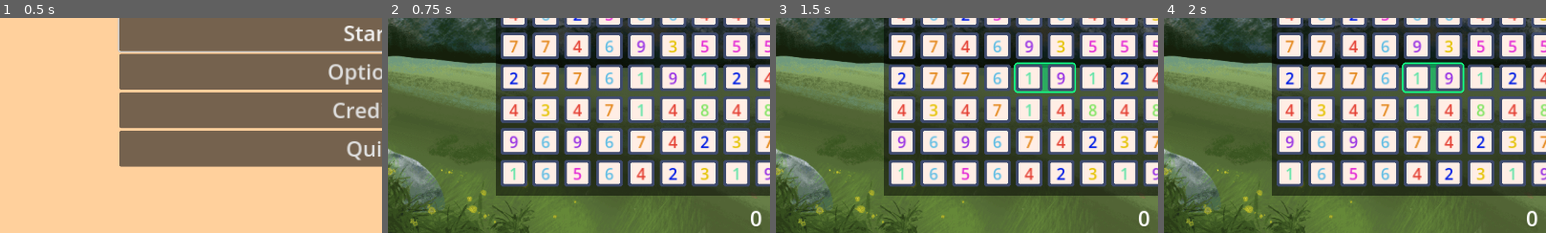
Above: before the commit, frames 1-4 (left to right).
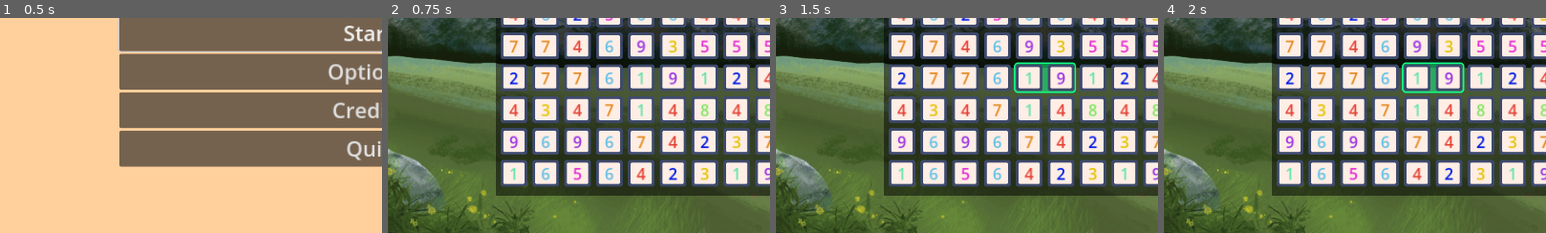
Above: after the commit, the same moments.

Repository: Yngwarr/tens
Game: Godot game, scene res://scenes/MainMenu.tscn
Two runs of this game, one before a commit and one after it. Both use one fixed random seed, a clock stepped at 60 frames per second and the inputs below.
Inputs (mouse positions are % of the whole screen's width and height, from its top left):
- Up to frame 1 (0.5 s): no input
- Up to frame 2 (0.75 s): click "Start" at 0.5 s
- Up to frame 3 (1.5 s): click (91, 49) at 1.25 s
- Up to frame 4 (2 s): no input
The pictures show only the part of the screen within x 2-52%, y 50-100%; the shares and areas given below are measured in that part.

Frame 1 is identical in both runs. In frame 2, 0.1% of the frame differs, in the area x 95-98%, y 89-97%; in frame 3, 0.1%; in frame 4, 0.1%.

Commit message:
animate cells on drop

Diff:
--- a/scenes/Game.tscn
+++ b/scenes/Game.tscn
@@ -98,6 +98,7 @@
 texture_click_mask = ExtResource("6_tlvfk")
 
 [node name="Sum" type="Label" parent="HUD"]
+visible = false
 offset_top = 603.0
 offset_right = 1152.0
 offset_bottom = 648.0
@@ -120,6 +121,7 @@
 
 [node name="PauseMenu" type="CanvasLayer" parent="." node_paths=PackedStringArray("resume_button", "options_menu")]
 process_mode = 2
+layer = 3
 visible = false
 script = ExtResource("2_xdcds")
 resume_button = NodePath("Container/MenuMargin/Menu/Resume")
@@ -194,6 +196,7 @@
 cancel_button_text = "No"
 
 [node name="GameOverScreen" type="CanvasLayer" parent="."]
+layer = 4
 visible = false
 
 [node name="BackgroundBlur" type="TextureRect" parent="GameOverScreen"]
--- a/src/Game.gd
+++ b/src/Game.gd
@@ -47,7 +47,7 @@
 
 	if highlight.sum == TARGET_SUM:
 		var amount_removed = highlight.clear()
-		update_score(score + amount_removed - 1)
+		update_score(score + amount_removed)
 		solver.read()
 
 func show_hint() -> void:
--- a/src/Number.gd
+++ b/src/Number.gd
@@ -13,6 +13,7 @@
 var upper_limit: int = Game.TARGET_SUM - 1
 var value: int
 var selected := false
+var velocity := Vector2.ZERO
 
 func _ready() -> void:
 	area.input_event.connect(on_input)
@@ -22,6 +23,15 @@
 	value = randi_range(1, upper_limit)
 	label.text = str(value)
 	label.modulate = Palette.color(value)
+
+func _physics_process(delta: float) -> void:
+	if velocity == Vector2.ZERO:
+		return
+	if view.position.y >= 2000:
+		return
+
+	view.position += velocity * delta * 20
+	velocity.y += 9.8 * delta * 20
 
 func on_area_entered(other: Area2D) -> void:
 	var parent := other.get_parent()
@@ -55,8 +65,16 @@
 	moved_to.emit(self)
 
 func remove() -> void:
-	view.visible = false
+	# view.visible = false
+	move_to_front()
 	value = 0
+
+	velocity = Vector2(randi_range(-30, 30), -20 + randi_range(-10, 10))
+
+	# var tween := create_tween().set_ease(Tween.EASE_IN_OUT).set_trans(Tween.TRANS_BACK)
+	# tween.tween_property(view, "position:x", view.position.x + randi_range(-200, 200), 1)
+	# tween.set_parallel(true)
+	# tween.tween_property(view, "position:y", 1000, 1)
 
 func bounce() -> void:
 	if selected:
